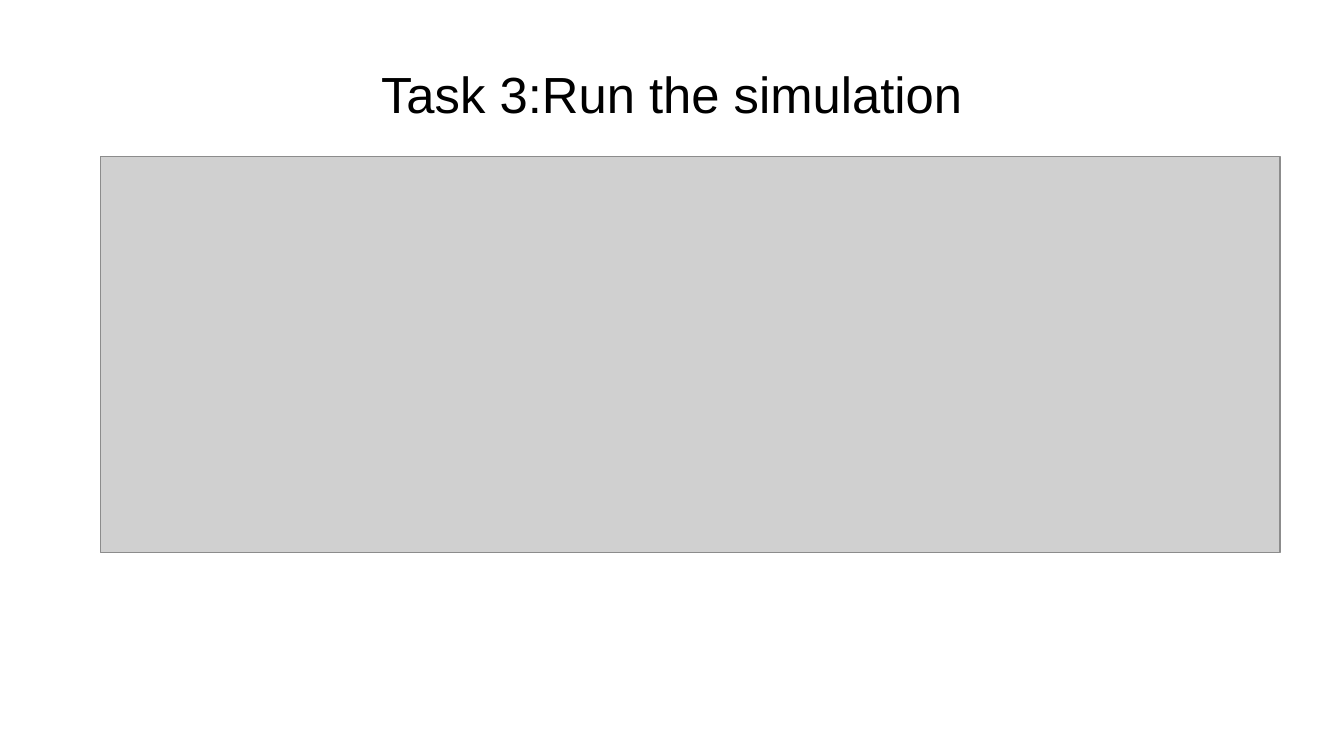
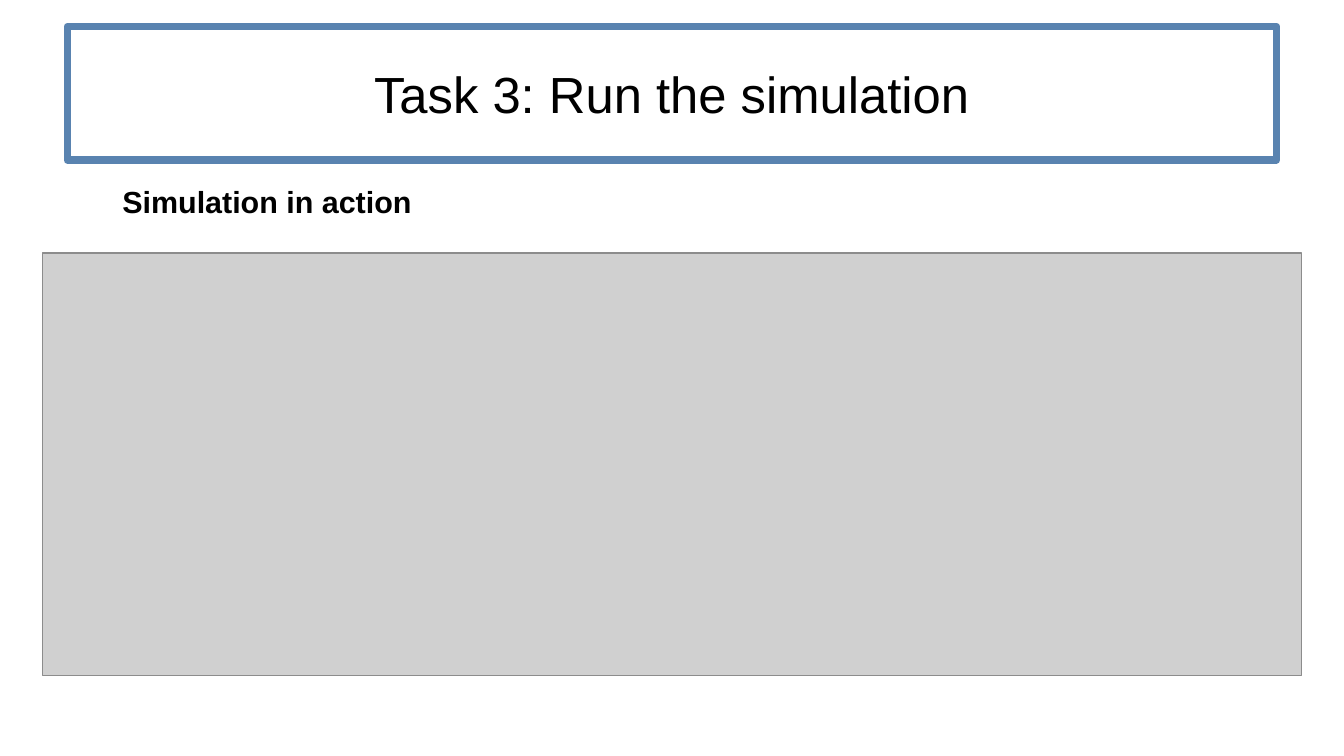
Before and after one commit to lneef/PSEMolDyn_Group1, a slide deck: slide 5 of Sheet1.odp. Drawn at 1344x756 pixels with LibreOffice and Linux fonts; fonts in the diff are those of the drawing; grey boxes stand for pictures. Boxes give left, top, right and bottom in pixels: in the first picture for what was removed or moved away, otherwise in the second. Text is boxed around its words. In the diff, an @@ line names an element or a change of style, - is before the commit and + after.

```diff
--- a/Sheet1.odp
+++ b/Sheet1.odp
@@ title "Task 3: Run the simulation": place and size @@
-title "Task 3: Run the simulation" at (381,76,963,114)
+title "Task 3: Run the simulation" at (67,27,1277,160)
@@ title "Task 3: Run the simulation" at (67,27,1277,160): outline none to #5983B0 4.25 pt @@
@@ title at (374,76,970,114): spaces changed @@
-Task 3:Run the simulation
+Task 3: Run the simulation
@@ text added at (122,191,412,214), 18 pt, text #000000, bold @@
+Simulation in action
@@ picture: place and size @@
-picture at (100,156,1281,552)
+picture at (43,254,1303,677)
```
Also in this commit, not shown: 8 other slides changed.
